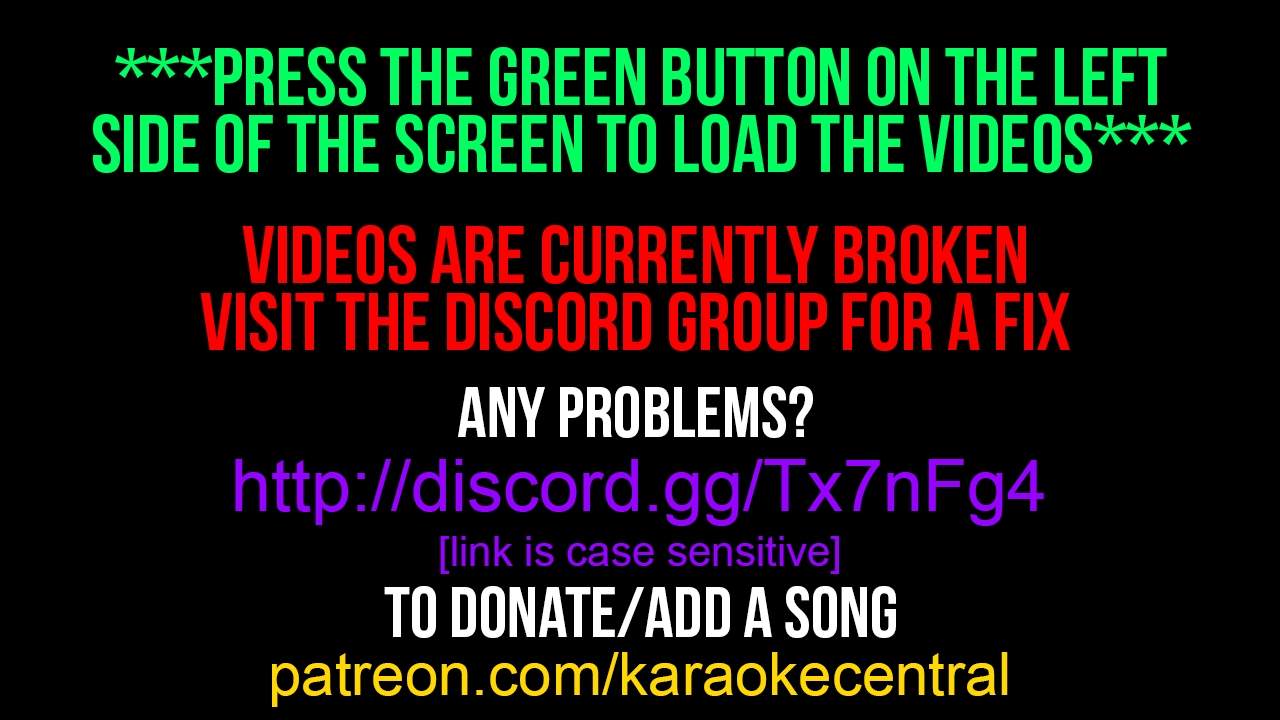
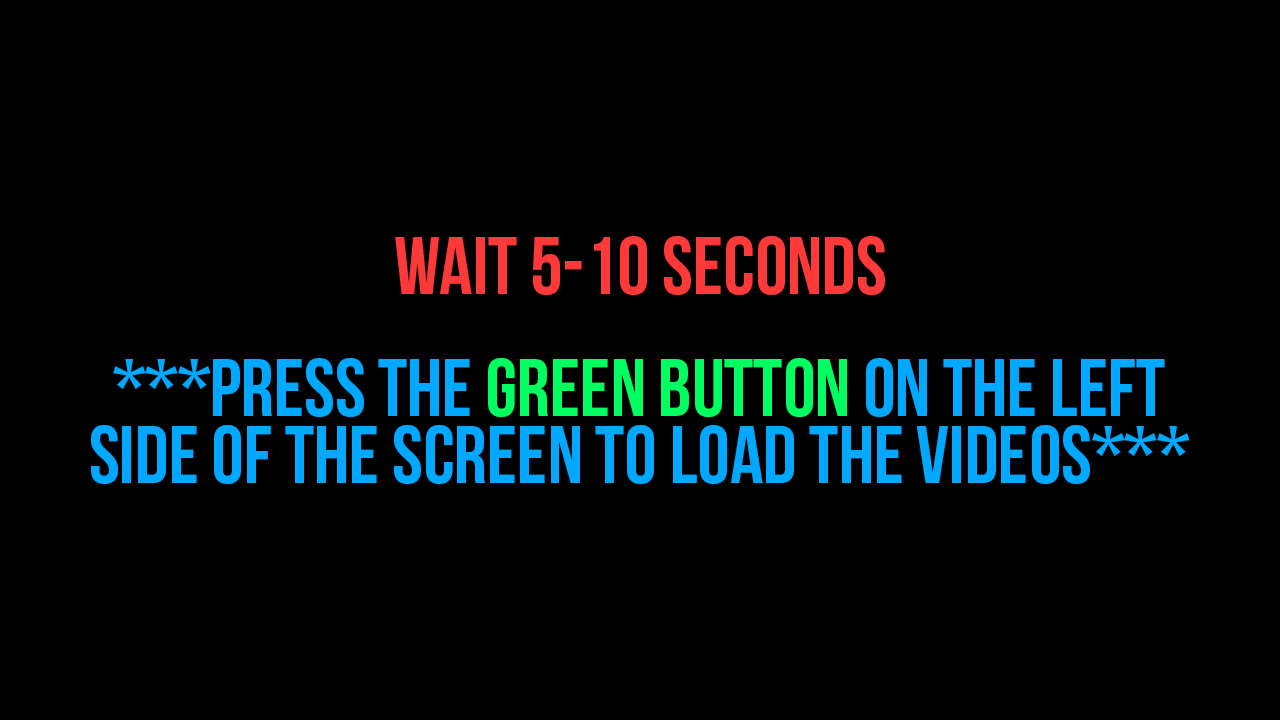
Before/after of a 1280×720 layered artwork. What changed in the layer stack:
renamed "VIDEOS ARE CURRENTLY BROKEN VISIT THE DISCORD GROUP FOR A FIX" to "wait 5-10 seconds", moved it above "***PRESS THE GREEN BUTTON ON THE LEFT SIDE OF THE SCREEN TO LOA", painted on it over (200, 225, 1070, 351)
moved "***PRESS THE GREEN BUTTON ON THE LEFT SIDE OF THE SCREEN TO LOA" above "Layer 1", painted on it over (91, 47, 1192, 484)
hid "patreon.com/karaokecentral" over (272, 652, 1008, 707)
hid "[link is case sensitive]" over (440, 536, 839, 574)
hid "http://discord.gg/Tx7nFg4" over (235, 459, 1044, 526)
hid "To donate/add a song" over (384, 586, 896, 638)
hid "any problems?" over (458, 386, 813, 438)
